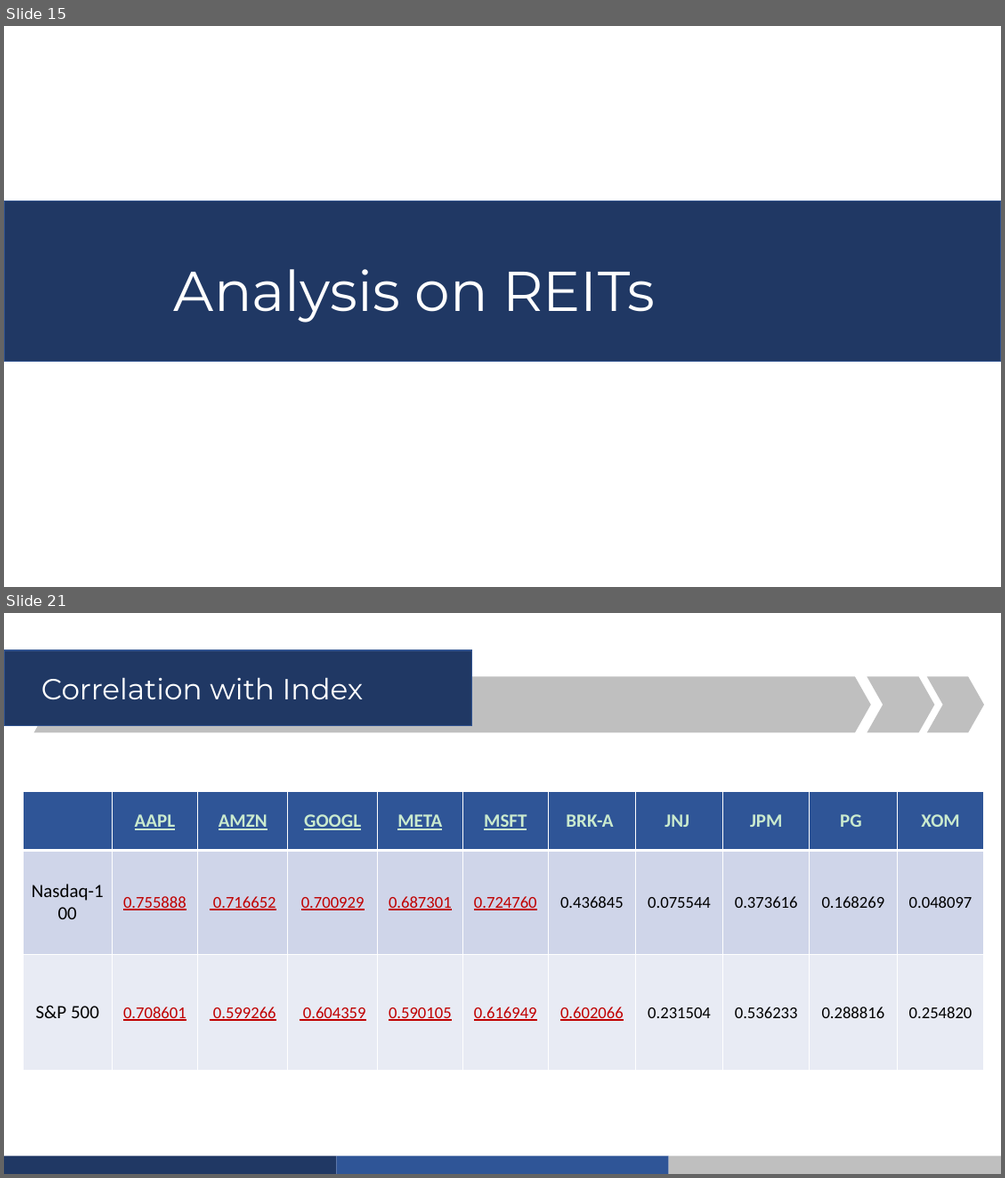
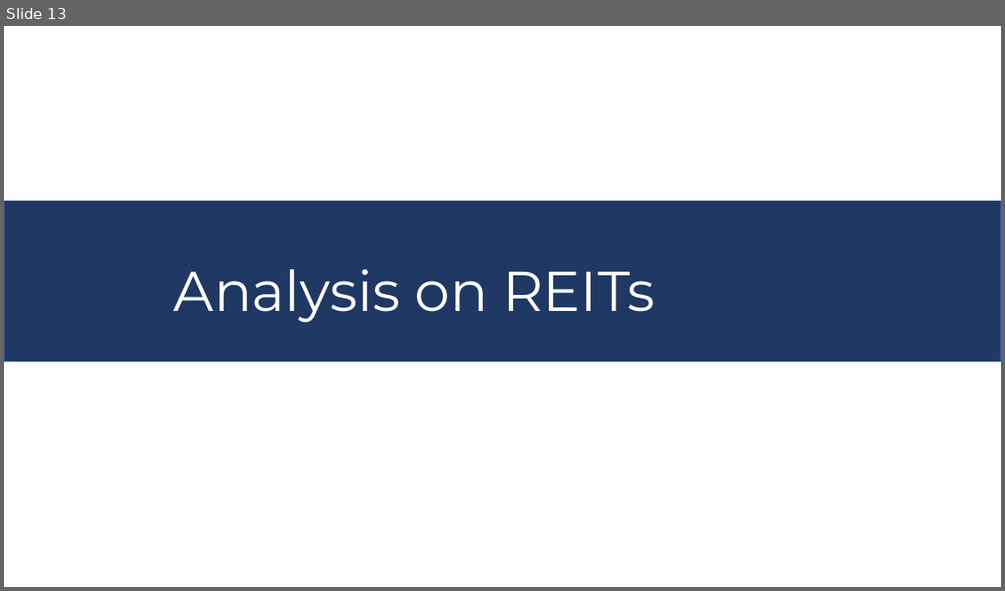
Before and after one commit to Wuvist/sgx3000, a slide deck: Group 2 Presentation.pptx. Shown one above the other, each under a label of ours: slides 15 and 21 before the commit, slide 13 after it; the slides between them are not shown. The pictures are 1005x1178 and 1005x591 pixels, drawn with LibreOffice and Linux fonts; fonts in the diff are those of the drawing. Boxes give left, top, right and bottom in pixels: in the first picture for what was removed or moved away, otherwise in the second. Text is boxed around its words. In the diff, an @@ line names an element or a change of style, - is before the commit and + after.

```diff
--- a/Group 2 Presentation.pptx
+++ b/Group 2 Presentation.pptx
@@ slide 21 removed at <box>4,613,1001,1174</box>, background #CAEACE @@
@@ rectangle removed at <box>4,650,472,726</box> @@
@@ chevron removed at <box>34,676,871,732</box> @@
@@ text removed at <box>41,677,364,700</box> @@
-Correlation with Index
@@ chevron removed at <box>867,676,934,732</box> @@
@@ chevron removed at <box>927,676,984,732</box> @@
@@ table removed at <box>23,792,985,1070</box>, 3 rows, 11 columns @@
- | AAPL | AMZN | GOOGL | META | MSFT | BRK-A | JNJ | JPM | PG | XOM
-Nasdaq-100 | 0.755888 | 0.716652 | 0.700929 | 0.687301 | 0.724760 | 0.436845 | 0.075544 | 0.373616 | 0.168269 | 0.048097
-S&P 500 | 0.708601 | 0.599266 | 0.604359 | 0.590105 | 0.616949 | 0.602066 | 0.231504 | 0.536233 | 0.288816 | 0.254820
@@ freeform shape removed at <box>4,1156,336,1174</box> @@
@@ freeform shape removed at <box>336,1156,668,1174</box> @@
@@ freeform shape removed at <box>669,1156,1001,1174</box> @@
@@ what was slide 15 is now slide 13 @@
```
Also in this commit, not shown: 2 slides changed, 18 slides added, 14 other slides removed.
